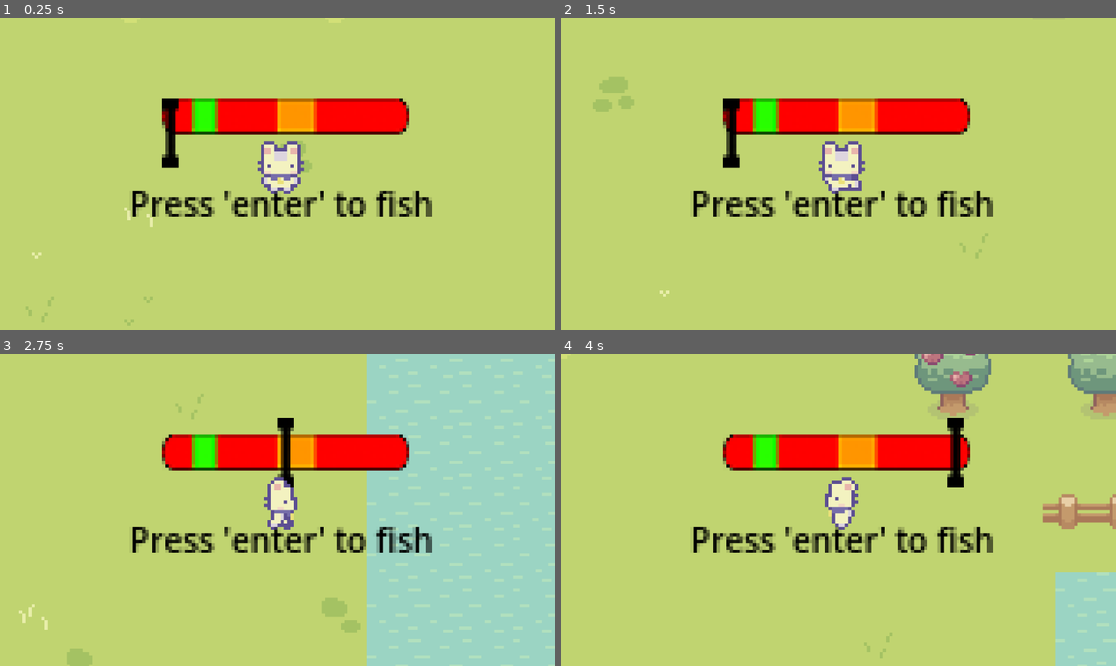
Above: before the commit, frames 1-4 (two rows, left to right).
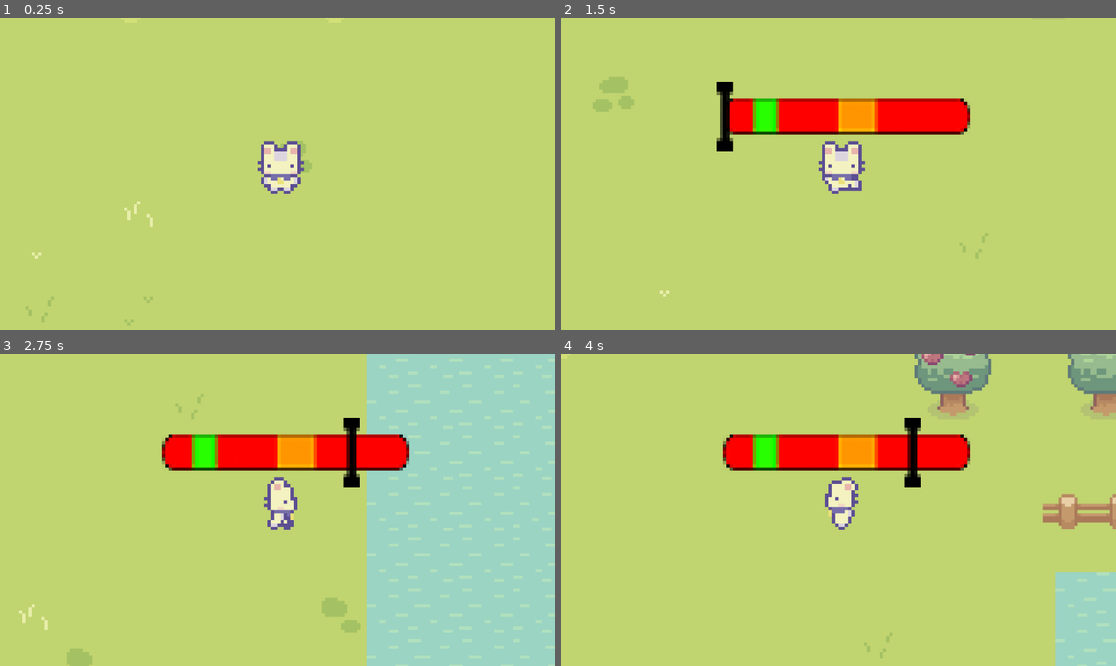
Above: after the commit, the same moments.

Repository: johnf008/Campfire-Project-One
Game: Godot game, scene res://main.tscn
Same seed, same stepped clock (60 frames per second), same inputs: the game is played once before the commit and once after it.
Inputs:
- Up to frame 1 (0.25 s): no input
- Up to frame 2 (1.5 s): tap Enter (accept) at 0.5, 0.6, 1.25, 1.35 s; hold D (right) 0.53-1.28 s; hold S (down) from 1.28 s (still down)
- Up to frame 3 (2.75 s): tap Enter (accept) at 2, 2.3 s; release S (down) at 2.03 s; hold D (right) from 2.03 s (still down); tap Alt at 2.1 s
- Up to frame 4 (4 s): tap Enter (accept) at 2.75, 3.05, 3.5, 3.6 s; release D (right) at 2.78 s; hold W (up) 2.78-3.53 s; tap Shift at 2.85 s; hold A (left) from 3.53 s (still down)

The runs differ from the first frame. In frame 1, 7.7% of the frame differs, in the area x 23-78%, y 25-64%; in frame 2, 3.1%; in frame 3, 3.2%; in frame 4, 3.3%.

Commit message:
ok i'm trying to fix a big where it won't let you complete the skill check once you allow to fish

Diff:
--- a/Scripts/character_body_2d.gd
+++ b/Scripts/character_body_2d.gd
@@ -1,6 +1,8 @@
 extends CharacterBody2D
 
 signal startBar()
+signal six_seven()
+
 const MAX_SPEED = 100
 var last_direction := Vector2(1,0)
 var fishing_ability = false
@@ -33,15 +35,18 @@
 func _on_area_2d_body_entered(body: Node2D) -> void:
 	if is_in_group("player_and_lake") and wait_for_me != 0:
 		fishing_ability = true
-		#event_bar.visible = true
+		six_seven.emit()
+
 
 		#i wanna emit something to the event bar that says yo i want to start the thing
 		if Input.is_action_just_pressed("accept"):
 			print("Broooo did you do it?")
+
 			startBar.emit()
+
 
 
 	wait_for_me += 1
 func _on_area_2d_body_exited(body: Node2D) -> void:
 	fishing_ability = false
-	#event_bar.visible = false
+	event_bar.visible = false
--- a/Scripts/event_bar.gd
+++ b/Scripts/event_bar.gd
@@ -4,12 +4,10 @@
 signal green_done()
 signal orange_done()
 signal fail()
-signal cooldown()
 
 @export var duration: float = 1.0
 
 @onready var indicator: TextureRect = $Indicator
-@onready var cooldown_timer: Timer = $"Cooldown Timer"
 @export var event_bar: TextureRect
 
 
@@ -19,6 +17,7 @@
 
 var ready_for_check = false
 var ready_for_input = true
+var first_time = true
 
 func _ready() -> void:
 	x_end_position = global_position.x - (indicator.size.x) / 2
@@ -26,15 +25,19 @@
 	print("Indicator size: ", indicator.size)
 	set_process(false)
 
+
 func start():
+
 
 	var end_center_offset = Vector2(size.x, size.y / 2)
 	var indicator_ceter_off_set = indicator.size / 2
 
 	indicator.position = end_center_offset - indicator_ceter_off_set
 
+
 	print("Bro have you started")
 func _process(delta: float) -> void:
+
 	indicator.position.x -= size.x / duration * delta
 
 	if indicator.position.x < -indicator.size.x / 2:
@@ -42,26 +45,31 @@
 
 func _input(_event: InputEvent) -> void:
 	if Input.is_action_just_pressed("accept") and ready_for_input:
+		event_bar.visible = true
 		_finish()
 		ready_for_input = false
 
 func _finish(normalDone = false):
 	set_process(false)
 
+	if not first_time:
+		if normalDone:
+			regular_done.emit()
+			return
+		var in_orange_range = _in_range(orange_range_x)
+		var in_green_range = _in_range(green_range_x)
 
-	if normalDone:
-		regular_done.emit()
-		return
+		if in_orange_range:
+			orange_done.emit()
+		elif in_green_range:
+			green_done.emit()
+		else:
+			fail.emit()
+	else:
+		first_time = false
+		set_process(true)
+		start()
 
-	var in_orange_range = _in_range(orange_range_x)
-	var in_green_range = _in_range(green_range_x)
-
-	if in_orange_range:
-		orange_done.emit()
-	elif in_green_range:
-		green_done.emit()
-	else:
-		fail.emit()
 
 
 
@@ -85,5 +93,6 @@
 
 
 func _on_character_body_2d_start_bar() -> void:
+
 	start()
 	set_process(true)
--- a/game.gd
+++ b/game.gd
@@ -26,7 +26,3 @@
 
 		#i need something here that tells the game yo we're ready for another input
 		startAgain.emit()
-
-
-func _on_area_2d_body_entered(body: Node2D) -> void:
-	pass # Replace with function body.
--- a/label_of_triggers.gd
+++ b/label_of_triggers.gd
@@ -2,10 +2,16 @@
 
 @export var instructions: Label
 
+var descriptive_var = false;
 
 func _on_area_2d_body_entered(body: Node2D) -> void:
-	instructions.text = "Press 'enter' to fish"
+	if descriptive_var:
+		instructions.text = "Press 'enter' to fish"
 
 
 func _on_area_2d_body_exited(body: Node2D) -> void:
 	instructions.text = ""
+
+
+func _on_character_body_2d_six_seven() -> void:
+	descriptive_var = true;
--- a/label_of_triggers.tscn
+++ b/label_of_triggers.tscn
@@ -28,6 +28,5 @@
 offset_right = 247.5
 grow_horizontal = 2
 grow_vertical = 0
-text = "Test"
 label_settings = SubResource("LabelSettings_kud1s")
 horizontal_alignment = 1
--- a/main.tscn
+++ b/main.tscn
@@ -353,6 +353,7 @@
 libraries/ = SubResource("AnimationLibrary_dg77c")
 
 [node name="EventBar" parent="Game/CharacterBody2D/Sprite2D" unique_id=1056787209 node_paths=PackedStringArray("event_bar") instance=ExtResource("9_4c57u")]
+visible = false
 offset_left = -35.806435
 offset_top = -21.290312
 offset_right = 39.193565
@@ -396,6 +397,7 @@
 shape = SubResource("RectangleShape2D_272bh")
 
 [connection signal="startAgain" from="Game" to="Game/CharacterBody2D/Sprite2D/EventBar" method="_on_game_start_again"]
+[connection signal="six_seven" from="Game/CharacterBody2D" to="Game/CharacterBody2D/Sprite2D/Label of Triggers" method="_on_character_body_2d_six_seven"]
 [connection signal="startBar" from="Game/CharacterBody2D" to="Game/CharacterBody2D/Sprite2D/EventBar" method="_on_character_body_2d_start_bar"]
 [connection signal="fail" from="Game/CharacterBody2D/Sprite2D/EventBar" to="Game" method="_on_event_bar_fail"]
 [connection signal="green_done" from="Game/CharacterBody2D/Sprite2D/EventBar" to="Game" method="_on_event_bar_green_done"]
